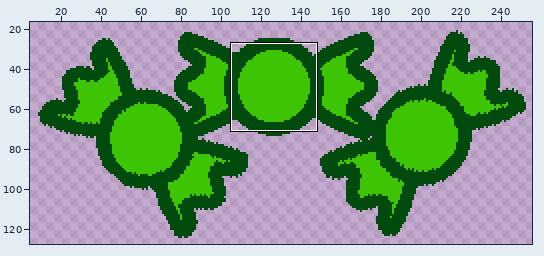
Edited in one commit: sprite sheet (balas.png). The picture above shows the old version from afar; the outline marks the close-up.
Close-up. The starting point:
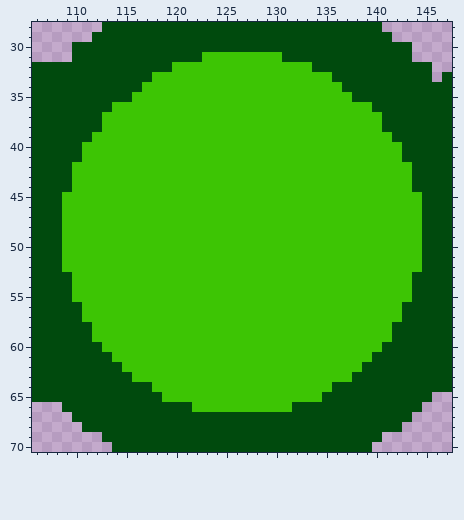
The file is 256x128 pixels. Colours within 5 levels of each other are drawn and written as one. Shown: x 106..147, y 28..70. The wide view leaves out empty margins. The commit also changed other parts of the picture, which this record leaves out.
And afterwards:
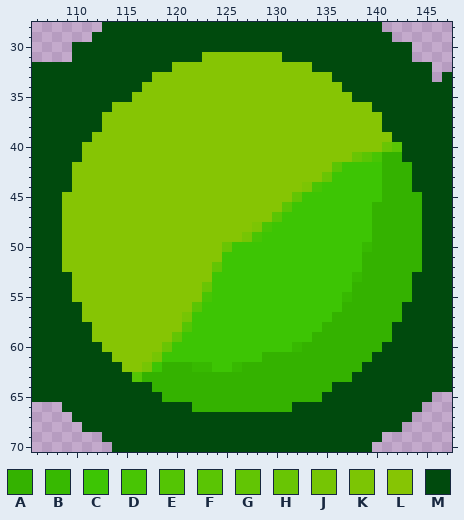
Palette (. is transparent): A #34b200  B #37b901  C #3dc504  D #48c504  E #54c504  F #5ac504  G #62c504  H #69c504  J #76c504  K #7cc504  L #86c504  M #004a0d
Diff:
Colour C gives way to colour A in row 41 at x 141 to 142; in rows 42 to 44 at x 141 to 143; in row 45 at x 141 to 144; in rows 46 to 50 at x 140 to 144; in rows 51 to 52 at x 139 to 144; in row 53 at x 139 to 143.
Colour C gives way to colour A in rows 54 to 55 at x 138 to 143; in row 56 at x 137 to 142; in row 57 at x 136 to 142; in row 58 at x 135 to 141; in row 59 at x 134 to 141; in row 60 at x 133 to 140.
Colour C gives way to colour A in row 61 at x 129 to 139; in row 62 at x 119 to 121 and 127 to 138; in row 63 at x 117 to 137; in row 64 at x 118 to 135; in row 65 at x 119 to 134; in row 66 at x 122 to 131.
Colour C gives way to colour B in row 50 at x 139; in row 53 at x 138; in row 55 at x 137; in row 60 at x 132; in row 62 at x 122 to 123 and 126.
Colour C gives way to colour D in row 41 at x 140; in row 44 at x 134; in row 48 at x 129; in row 49 at x 128; in row 55 at x 123.
Colour C gives way to colour E in row 58 at x 121; in row 63 at x 116.
Colour C gives way to colour F in row 40 at x 142; in row 41 at x 139; in row 42 at x 136; in row 46 at x 131; in row 47 at x 130; in row 56 at x 122.
Colour C gives way to colour G in row 45 at x 132; in row 52 at x 124; in row 59 at x 120.
Colour C gives way to colour H in row 40 at x 141; in row 41 at x 138; in row 43 at x 135; in row 50 at x 125; in row 54 at x 123; in row 60 at x 119.
Colour C gives way to colour J in row 49 at x 127; in row 57 at x 121; in row 61 at x 118; in row 62 at x 117.
Colour C gives way to colour K in row 44 at x 133; in row 48 at x 128.
Colour C gives way to colour L in row 31 at x 123 to 130; in row 32 at x 120 to 133; in row 33 at x 118 to 135; in row 34 at x 117 to 136; in row 35 at x 116 to 137; in row 36 at x 114 to 139.
Colour C gives way to colour L in rows 37 to 38 at x 113 to 140; in row 39 at x 112 to 141; in row 40 at x 111 to 140; in row 41 at x 111 to 137; in row 42 at x 110 to 135; in row 43 at x 110 to 134.
Colour C gives way to colour L in row 44 at x 110 to 132; in row 45 at x 109 to 131; in row 46 at x 109 to 130; in row 47 at x 109 to 129; in row 48 at x 109 to 127; in row 49 at x 109 to 126.
Colour C gives way to colour L in rows 50 to 51 at x 109 to 124; in row 52 at x 109 to 123; in row 53 at x 110 to 123; in rows 54 to 55 at x 110 to 122; in row 56 at x 111 to 121; in row 57 at x 111 to 120.
Colour C gives way to colour L in row 58 at x 112 to 120; in row 59 at x 112 to 119; in row 60 at x 113 to 118; in row 61 at x 114 to 117; in row 62 at x 115 to 116.
Boxes around the changes in both close-ups, in picture pixels (x1, y1, x2, y2):
changed: (62, 52, 422, 412)
